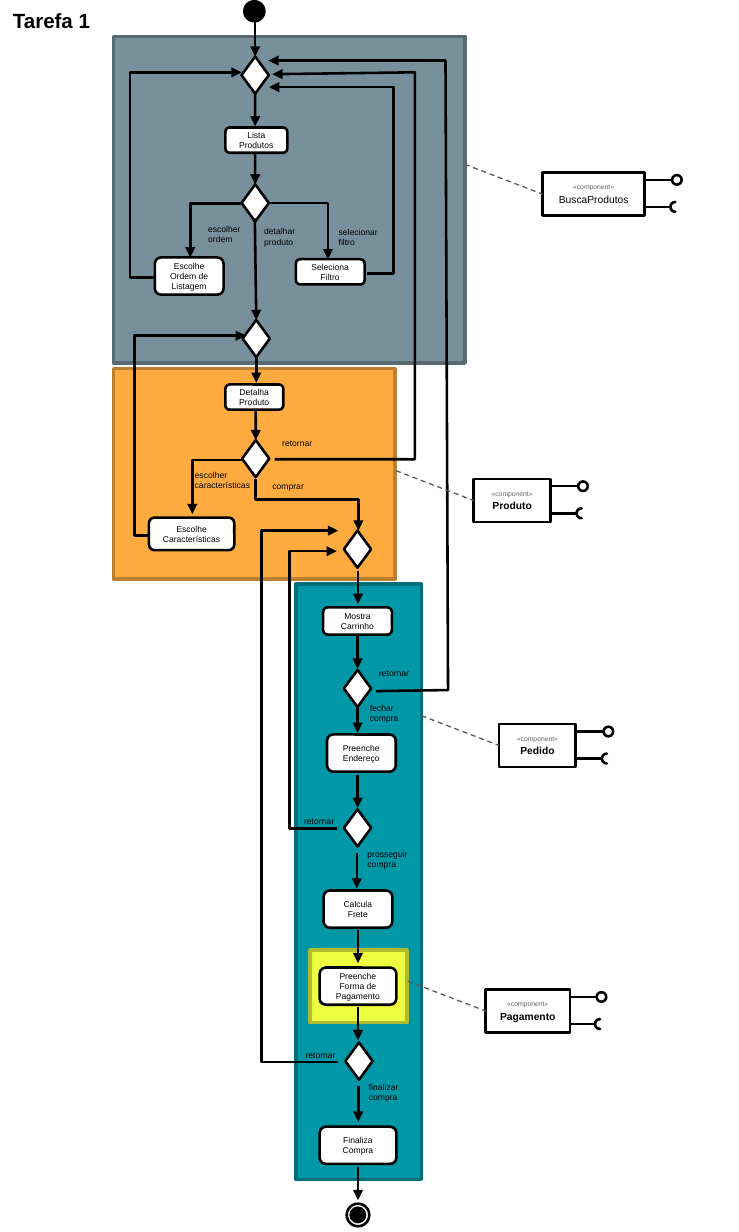
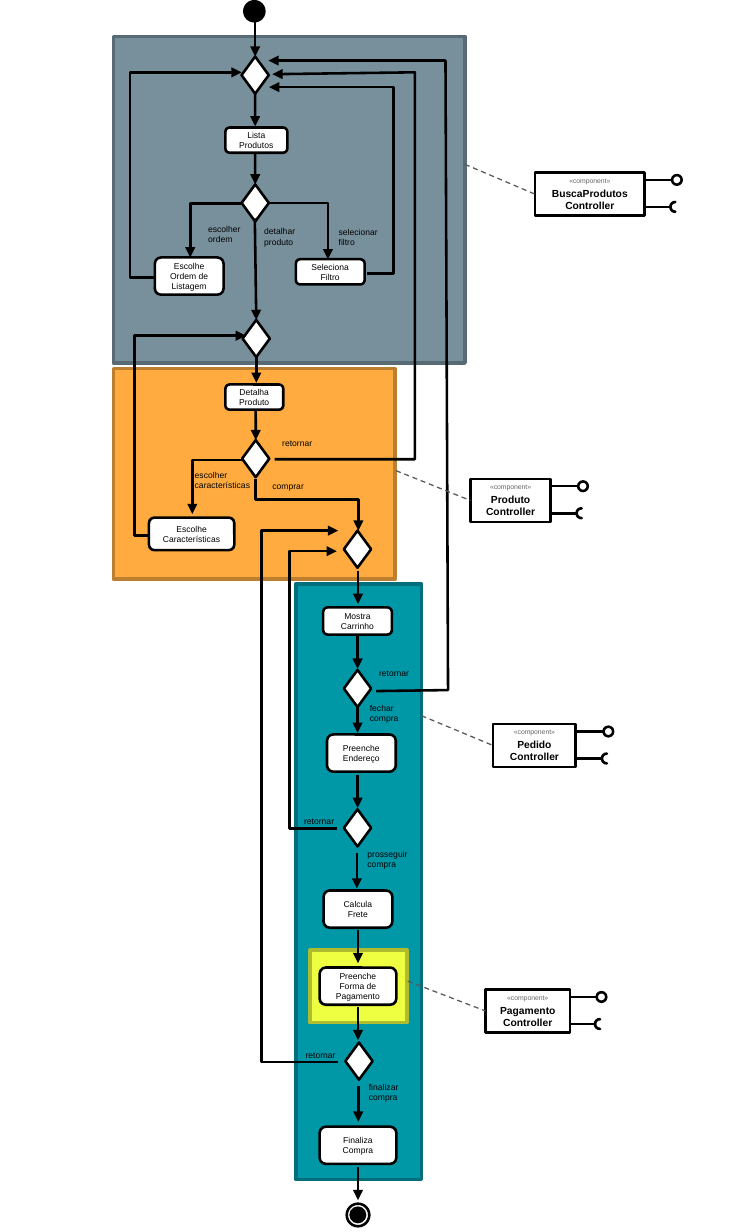
Before and after one commit to rmmarquini/engsoft-inf331-labs, a slide deck: slide 1 of lab4/lab4-tarefas.pptx. Drawn at 739x1232 pixels with LibreOffice and Linux fonts; fonts in the diff are those of the drawing. Boxes give left, top, right and bottom in pixels: in the first picture for what was removed or moved away, otherwise in the second. Text is boxed around its words. In the diff, an @@ line names an element or a change of style, - is before the commit and + after.

Commit message:
Lab4: tarefas 1, 2 e 3 completadas

```diff
--- a/lab4/lab4-tarefas.pptx
+++ b/lab4/lab4-tarefas.pptx
@@ text removed at <box>13,13,90,29</box> @@
-Tarefa 1
@@ line moved from (464, 164) - (543, 195) to (464, 164) - (535, 195) @@
@@ rectangle "«component»": place and size @@
-rectangle "«component»" at <box>543,172,645,216</box>
+rectangle "«component»" at <box>535,172,644,216</box>
@@ text in rectangle at <box>559,195,629,203</box>: text changed; bold on @@
-BuscaProdutos
+BuscaProdutosController
@@ line moved from (397, 470) - (474, 500) to (397, 470) - (470, 500) @@
@@ rectangle "«component»": place and size @@
-rectangle "«component»" at <box>474,479,551,522</box>
+rectangle "«component»" at <box>470,479,551,522</box>
@@ text in rectangle at <box>486,508,535,515</box>: paragraph added @@
+Controller
@@ line moved from (421, 716) - (499, 745) to (421, 716) - (493, 745) @@
@@ rectangle "«component»": place and size @@
-rectangle "«component»" at <box>499,724,575,767</box>
+rectangle "«component»" at <box>493,724,575,767</box>
@@ text in rectangle at <box>510,753,559,760</box>: paragraph added @@
+Controller
@@ text in rectangle at <box>503,1018,552,1026</box>: paragraph added @@
+Controller
```
Also in this commit, not shown: 1 other slide changed, 1 slide added, 1 slide removed, 3 other files.
